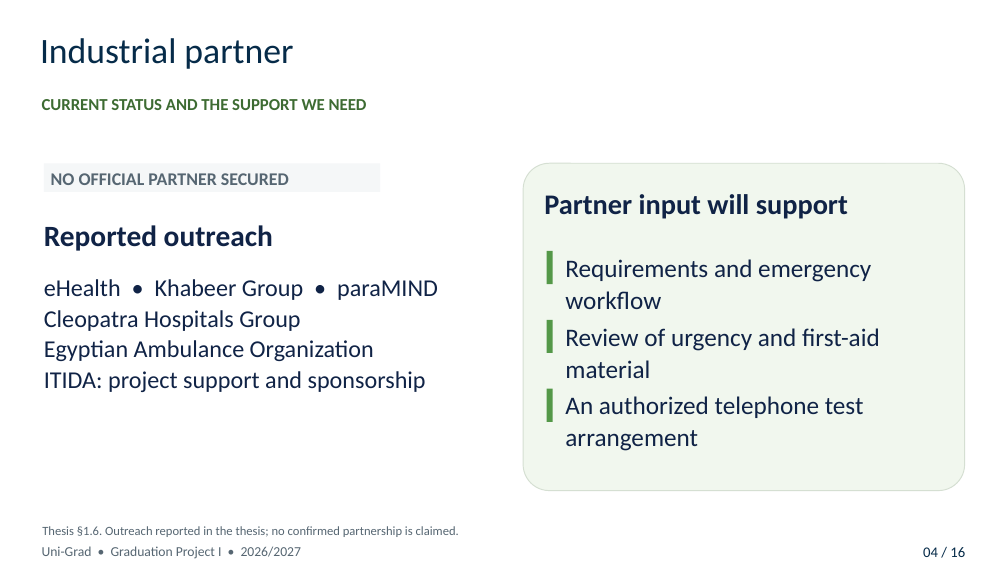
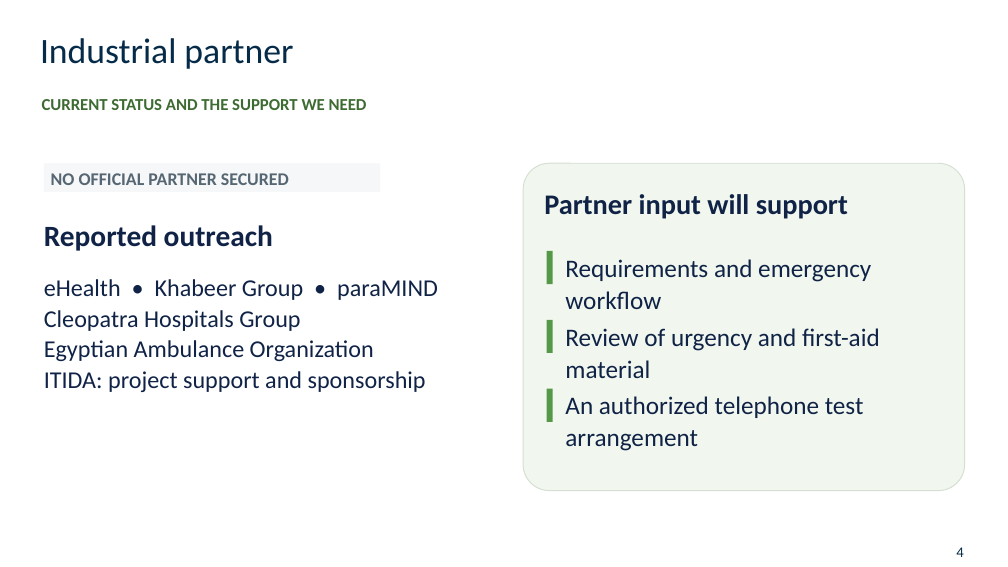
Before and after one commit to 3bdoo04/Uni-Grad, a slide deck: slide 4 of Review/Presentation/Uni-Grad - Midterm Presentation.pptx. Drawn at 1008x567 pixels with LibreOffice and Linux fonts; fonts in the diff are those of the drawing; background and template pictures are left out. Boxes give left, top, right and bottom in pixels: in the first picture for what was removed or moved away, otherwise in the second. Text is boxed around its words. In the diff, an @@ line names an element or a change of style, - is before the commit and + after.

```diff
--- a/Review/Presentation/Uni-Grad - Midterm Presentation.pptx
+++ b/Review/Presentation/Uni-Grad - Midterm Presentation.pptx
@@ text removed at (42,526,459,537) @@
-Thesis §1.6. Outreach reported in the thesis; no confirmed partnership is claimed.
@@ text removed at (42,546,302,559) @@
-Uni-Grad • Graduation Project I • 2026/2027
@@ text removed at (923,547,965,557) @@
-04 / 16
@@ text added at (956,547,963,557), 14 pt, text #062B49 @@
+4
```
Also in this commit, not shown: 10 other slides changed, 5 slides added, 9 slides removed, 16 other files.
